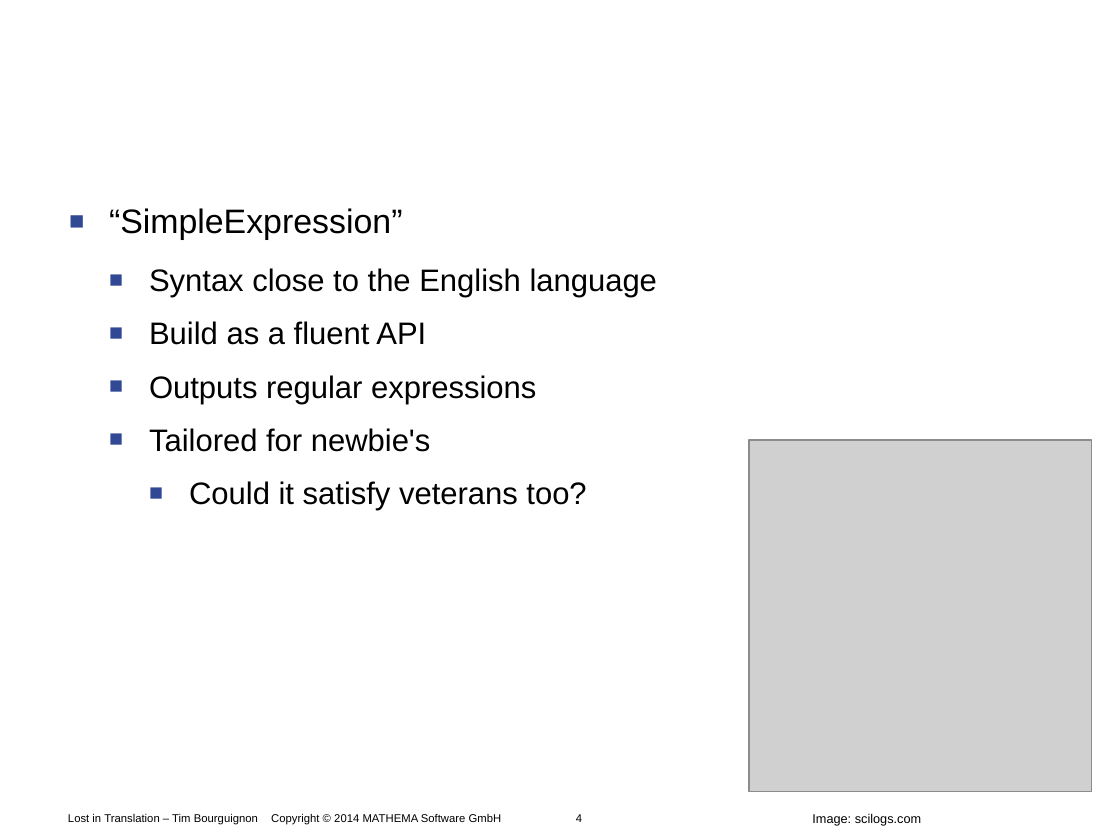
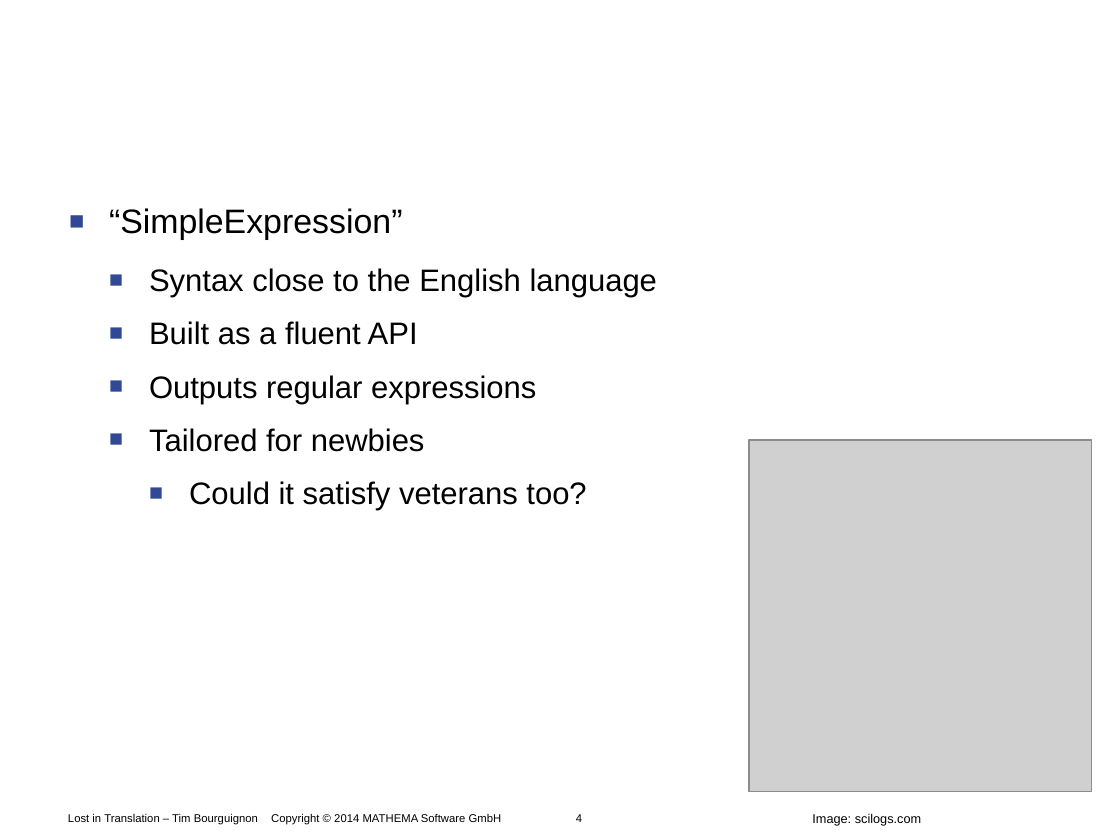
Before and after one commit to Timothep/Talk.LostInTranslation, a slide deck: slide 4 of LostInTranslation.odp. Drawn at 1120x840 pixels with LibreOffice and Linux fonts; fonts in the diff are those of the drawing; grey boxes stand for pictures; background and template pictures are left out. Boxes give left, top, right and bottom in pixels: in the first picture for what was removed or moved away, otherwise in the second. Text is boxed around its words. In the diff, an @@ line names an element or a change of style, - is before the commit and + after.

```diff
--- a/LostInTranslation.odp
+++ b/LostInTranslation.odp
@@ text at box(149, 321, 418, 345): text changed @@
-  ■ Build as a fluent API
+  ■ Built as a fluent API
@@ text at box(149, 428, 425, 452): text changed @@
-  ■ Tailored for newbie's
+  ■ Tailored for newbies
```
Also in this commit, not shown: 5 other slides changed.
